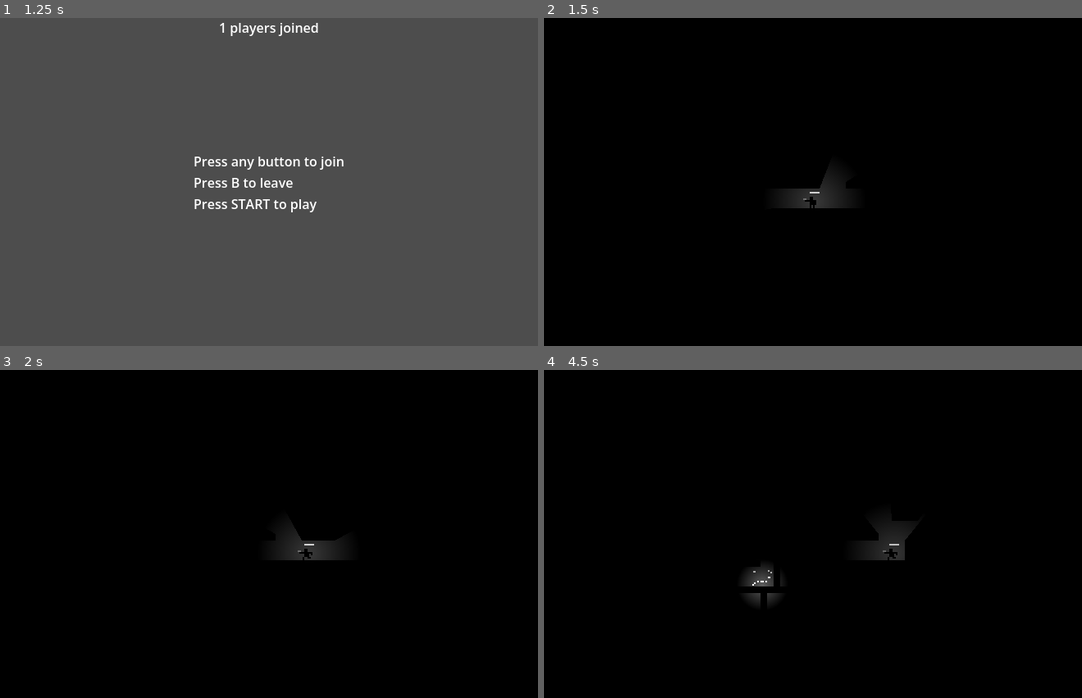
Above: before the commit, frames 1-4 (two rows, left to right).
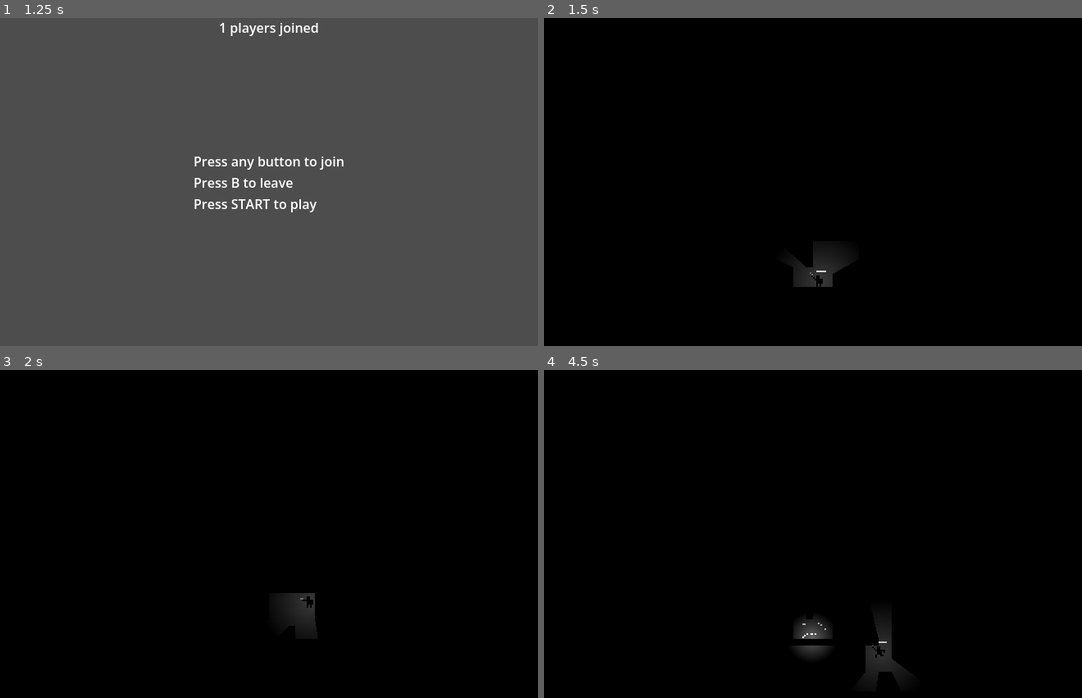
Above: after the commit, the same moments.

Repository: the-alex-g/goblin_guns
Game: Godot game, scene res://menus/join_menu.tscn
The game is run twice, just before and just after one commit, with the same random seed, the same clock (stepped at 60 frames per second) and the same inputs.
Inputs (mouse positions are in pixels of both pictures, inside the frame that each line leads up to):
- Up to frame 1 (1.25 s): tap Enter at 0.5 s; move the mouse to (387, 165) at 0.52 s; press the mouse at (387, 165) at 0.53 s; hold D (right) from 0.53 s (still down); tap Space (jump) at 0.77 s; right-click (387, 165) at 0.8 s
- Up to frame 2 (1.5 s): keep holding D (right); tap Enter at 1.25 s; move the mouse to (705, 198) at 1.27 s; release the mouse at (705, 198) at 1.28 s; right-click (705, 198) at 1.35 s
- Up to frame 3 (2 s): keep holding D (right); tap Space (jump) at 1.52 s; click (161, 550) at 1.55 s
- Up to frame 4 (4.5 s): move the mouse to (866, 461) at 2.02 s; release D (right) at 2.03 s; press the mouse at (866, 461) at 2.03 s; hold A (left) 2.03-2.78 s; right-click (866, 461) at 2.3 s; move the mouse to (786, 599) at 2.77 s; release the mouse at (786, 599) at 2.78 s; hold D (right) 2.78-4.28 s; right-click (786, 599) at 2.85 s; tap Space (jump) at 3.02, 3.77 s; click (786, 599) at 3.05 s; move the mouse to (974, 583) at 3.52 s; hold Shift (sneak) 3.53-4.28 s; right-click (974, 583) at 3.8 s; tap Enter at 4.25, 4.35 s; move the mouse to (651, 484) at 4.27 s; hold A (left) from 4.28 s (still down)

Frame 1 is identical in both runs. In frame 2, 1.4% of the frame differs, in the area x 44-57%, y 47-82%; in frame 3, 1.3%; in frame 4, 2.2%, in the area x 37-69%, y 47-94%.

Commit message:
Limit ammo

Diff:
--- /dev/null
+++ b/project/ammo_drop/ammo_drop.gd
@@ -0,0 +1,11 @@
+extends Area2D
+
+@export var ammo := 10
+@export var grenades := 2
+
+
+func _on_body_entered(body: Node2D) -> void:
+	if body is Player:
+		body.ammo += ammo
+		body.grenades += grenades
+		queue_free()
--- /dev/null
+++ b/project/ammo_drop/ammo_drop.tscn
@@ -0,0 +1,24 @@
+[gd_scene format=3 uid="uid://dgintw8s5ch6d"]
+
+[ext_resource type="Texture2D" uid="uid://cqpkvepufq2vf" path="res://ammo_drop/ammo_dump.png" id="1_86mjn"]
+[ext_resource type="Script" uid="uid://bon5mchqoakic" path="res://ammo_drop/ammo_drop.gd" id="1_mp17y"]
+
+[sub_resource type="CircleShape2D" id="CircleShape2D_saui7"]
+radius = 3.0
+
+[node name="AmmoDrop" type="Area2D" unique_id=162694210]
+collision_layer = 0
+collision_mask = 2
+monitorable = false
+script = ExtResource("1_mp17y")
+
+[node name="CollisionShape2D" type="CollisionShape2D" parent="." unique_id=367800778]
+position = Vector2(0, -3)
+shape = SubResource("CircleShape2D_saui7")
+
+[node name="AmmoDump" type="Sprite2D" parent="." unique_id=383978501]
+texture_filter = 1
+position = Vector2(0, -3)
+texture = ExtResource("1_86mjn")
+
+[connection signal="body_entered" from="." to="." method="_on_body_entered"]
--- a/project/main/main.gd
+++ b/project/main/main.gd
@@ -2,6 +2,8 @@
 extends Node2D
 
 @export var apply_shadow := true
+@export var spawn_ammo_dumps := true
+@export var dump_spawn_chance := 0.8
 
 var player_ids : Array[int] = [0]
 var _rooms : Array[Array] = []
@@ -16,7 +18,7 @@
 @onready var _player_container := $PlayerContainer
 @onready var _darkness_layer := $CanvasModulate
 @onready var _tile_layer := $TileMapLayer
-@onready var _weapon_container := $WeaponContainer
+@onready var _temp_container := $TempContainer
 
 
 func _ready() -> void:
@@ -26,16 +28,18 @@
 	_load_features_from_dir("decorations", _decorations, 3)
 	_build_complex()
 	_initialize_players()
+	_place_ammo_dumps()
 
 
 func _initialize_players() -> void:
 	for id in player_ids:
-		var player := preload("res://player/player.tscn").instantiate()
+		var player : Player = preload("res://player/player.tscn").instantiate()
 		player.id = id
 		player.position = _get_spawn_point()
 		_player_container.add_child(player)
 		player.died.connect(_on_player_died)
-		player.weapon_fired.connect(_weapon_container.add_child)
+		player.weapon_fired.connect(_temp_container.add_child)
+		player.infinite_ammo = not spawn_ammo_dumps
 		_players.append(player)
 
 
@@ -47,8 +51,18 @@
 	_build_complex()
 	for player in _players:
 		player.respawn(_get_spawn_point())
-	for weapon in _weapon_container.get_children():
-		weapon.queue_free()
+	for tmp in _temp_container.get_children():
+		tmp.queue_free()
+	_place_ammo_dumps()
+
+
+func _place_ammo_dumps() -> void:
+	if spawn_ammo_dumps:
+		for pos in _spawns:
+			if randf() < dump_spawn_chance:
+				var dump := preload("res://ammo_drop/ammo_drop.tscn").instantiate()
+				dump.position = pos * 8
+				_temp_container.add_child(dump)
 
 
 func _get_spawn_point() -> Vector2:
--- a/project/main/main.tscn
+++ b/project/main/main.tscn
@@ -34,7 +34,7 @@
 tile_map_data = PackedByteArray("AAAAAAAAAAAAAAAAAAAAAAUAAAAAAAAAAAAAAAEAAAAAAAAAAAAAAAIAAAAAAAAAAAAAAAMAAAAAAAAAAAAAAA …(15280 unchanged characters)…
 tile_set = SubResource("TileSet_saui7")
 
-[node name="WeaponContainer" type="Node2D" parent="." unique_id=1216029266]
+[node name="TempContainer" type="Node2D" parent="." unique_id=1216029266]
 
 [node name="PlayerContainer" type="Node2D" parent="." unique_id=2042826993]
 
--- a/project/player/player.gd
+++ b/project/player/player.gd
@@ -12,6 +12,7 @@
 @export var mouse_aim := false :
 	get:
 		return mouse_aim and id == 0
+@export var infinite_ammo := false
 @export_group("movement")
 @export var speed := 100
 @export var slide := Vector2(0.3, 0.1)
@@ -23,6 +24,8 @@
 @export var gun_cooldown := 0.15
 @export var grenade_cooldown := 0.75
 @export var knockback := 5.0
+@export var ammo := 20
+@export var grenades := 5
 
 var _can_attack := true
 var _health := 6 :
@@ -107,9 +110,9 @@
 
 	if _is_action_pressed("jump", JoyButton.JOY_BUTTON_A) and is_on_floor():
 		velocity.y -= jump_strength
-	if _is_action_pressed("fire", JoyButton.JOY_BUTTON_RIGHT_SHOULDER) and _can_attack:
+	if _is_action_pressed("fire", JoyButton.JOY_BUTTON_RIGHT_SHOULDER) and _can_attack and (ammo > 0 or infinite_ammo):
 		_fire_bullet()
-	if _is_axis_action_pressed("frag", JoyAxis.JOY_AXIS_TRIGGER_RIGHT) and _can_attack:
+	if _is_axis_action_pressed("frag", JoyAxis.JOY_AXIS_TRIGGER_RIGHT) and _can_attack and (grenades > 0 or infinite_ammo):
 		_throw_grenade(preload("res://grenades/frag_grenade.tscn").instantiate())
 	var sneaking := _is_axis_action_pressed("sneak", JoyAxis.JOY_AXIS_TRIGGER_LEFT)
 	if sneaking and _light_on:
@@ -198,6 +201,7 @@
 	_add_muzzle_flash()
 	_run_cooldown(gun_cooldown)
 	velocity -= Vector2.from_angle(_aim_angle) * knockback
+	ammo -= 1
 
 
 func _play_special_animation(anim_name: String) -> void:
@@ -211,6 +215,7 @@
 	grenade.apply_central_impulse(Vector2.from_angle(_aim_angle) * grenade_speed)
 	_play_special_animation("throw_grenade")
 	_run_cooldown(grenade_cooldown)
+	grenades -= 1
 
 
 func hit(amount: int) -> void:
Not shown, added: project/ammo_drop/ammo_drop.gd.uid
Binary file added: project/ammo_drop/ammo_dump.png
Not shown, added: project/ammo_drop/ammo_dump.png.import
Not shown, changed: project/main/rooms/large_room.txt
Not shown, changed: project/main/rooms/stacked_corridors.txt
Not shown, changed: project/main/stairs/ductwork_flipped.txt
Not shown, changed: project/main/stairs/ductwork_room.txt
